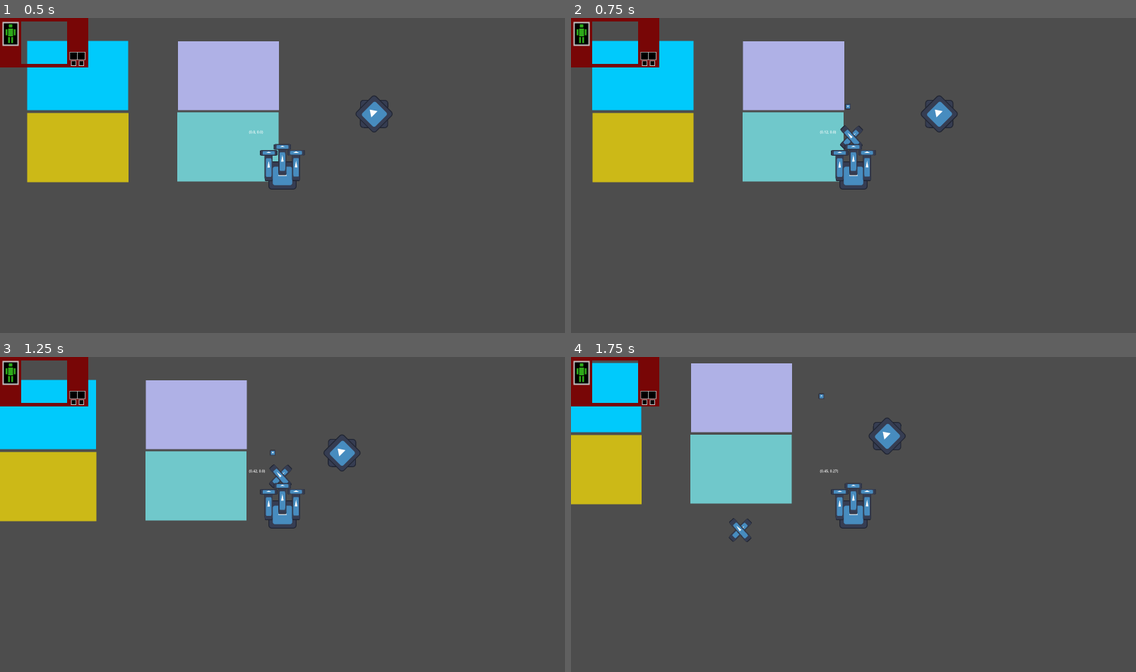
Above: before the commit, frames 1-4 (two rows, left to right).
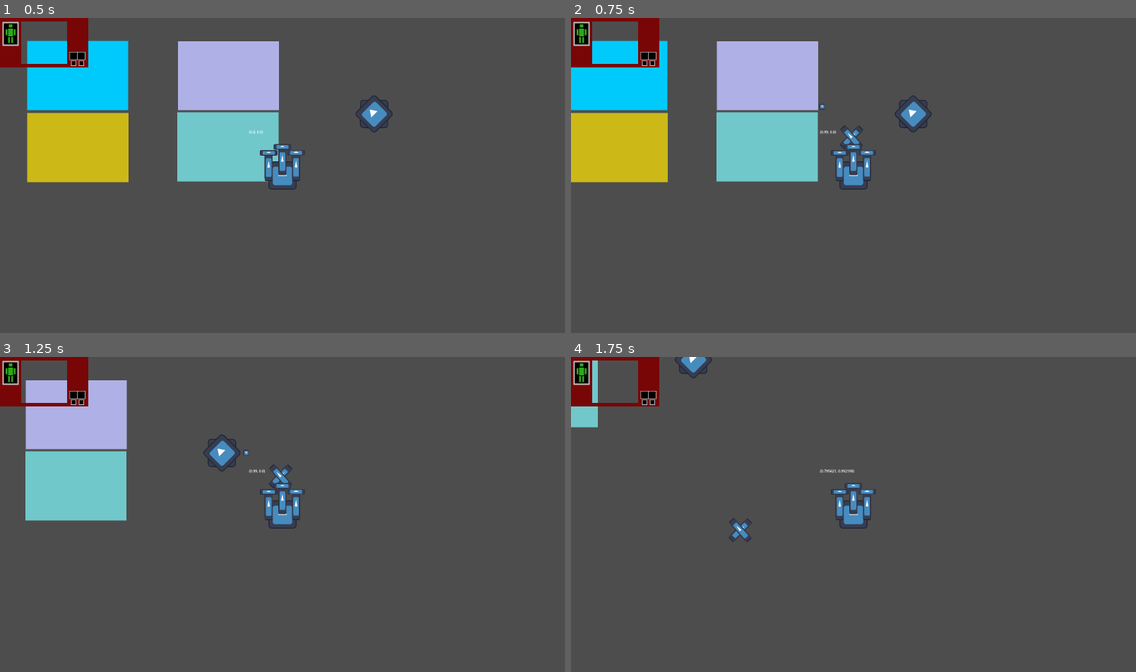
Above: after the commit, the same moments.

Repository: alin-but-real/gamenr1
Game: Godot game, scene res://scenes/main.tscn
Two runs of this game, one before a commit and one after it. Both use one fixed random seed, a clock stepped at 60 frames per second and the inputs below. The engine's default icon, where the game draws it, is replaced by a stand-in: a white triangle on a blue panel in a dark square.
Inputs (mouse positions are in pixels of both pictures, inside the frame that each line leads up to):
- Up to frame 1 (0.5 s): no input
- Up to frame 2 (0.75 s): tap Enter at 0.5 s; move the mouse to (853, 137) at 0.52 s; hold D (move_right) from 0.53 s (still down); hold Space (fire_weapon_0) from 0.53 s (still down)
- Up to frame 3 (1.25 s): keep holding D (move_right); keep holding Space (fire_weapon_0)
- Up to frame 4 (1.75 s): move the mouse to (740, 530) at 1.27 s; release D (move_right) at 1.28 s; release Space (fire_weapon_0) at 1.28 s; hold S (move_backward) from 1.28 s (still down); tap 1 (fire_weapon_1) at 1.35 s

Frame 1 is identical in both runs. In frame 2, 8.0% of the frame differs, in the area x 0-69%, y 7-53%; in frame 3, 18%, in the area x 0-64%, y 7-53%; in frame 4, 13%.

Commit message:
decelleration now contributes to stopping

Diff:
--- a/scripts/player.gd
+++ b/scripts/player.gd
@@ -1,13 +1,13 @@
 extends Area2D
 
 ##This is the maximum move speed of the player.
-@export var move_speed_max = 500
+@export var move_speed_max = 1000
 ##This is the speed the mech will move at base, when holding down movement keys, without any acceleration.
 @export var move_speed = 100
 ##This is the percent by which the mech will accelerate towards its max speed, each frame. (EX: if this is set to 0.10, it will accelerate to 100% in 10 frames.)
-@export var move_accel = 0.01
+@export var move_accel = 0.10
 ##This is the percent by which the mech will decellerate towards 0, when not holding down any movement key. (EX: if this is set to 0.2, the mech will reach a full stop (from full speed) in 5 frames)
-@export var move_decceleration = 0.05
+@export var move_decceleration = 0.01
 
 ##This is the cooldown before the player is allowed to dash again. I don't know what this is even measured in.
 @export var dash_cooldown = 5000
@@ -104,12 +104,13 @@
 	#velocity_vector += (move_vector/100 * move_accel)
 
 	if (move_vector == Vector2.ZERO):
-		velocity_vector += -velocity_vector.normalized() * move_decceleration
 		if (velocity_vector.length() <= move_decceleration):
 			velocity_vector = Vector2.ZERO
 	else:
-		velocity_vector += (move_vector * move_accel)
+		velocity_vector += move_vector * (move_accel + move_decceleration)
 		velocity_vector = velocity_vector.clamp(Vector2(-1,-1), Vector2(1,1))
+
+	velocity_vector += -velocity_vector.normalized() * move_decceleration
 
 	position.x += ((move_vector.x * move_speed) + (velocity_vector.x * move_speed_max)) * delta
 	position.y += ((move_vector.y * move_speed) + (velocity_vector.y * move_speed_max)) * delta
